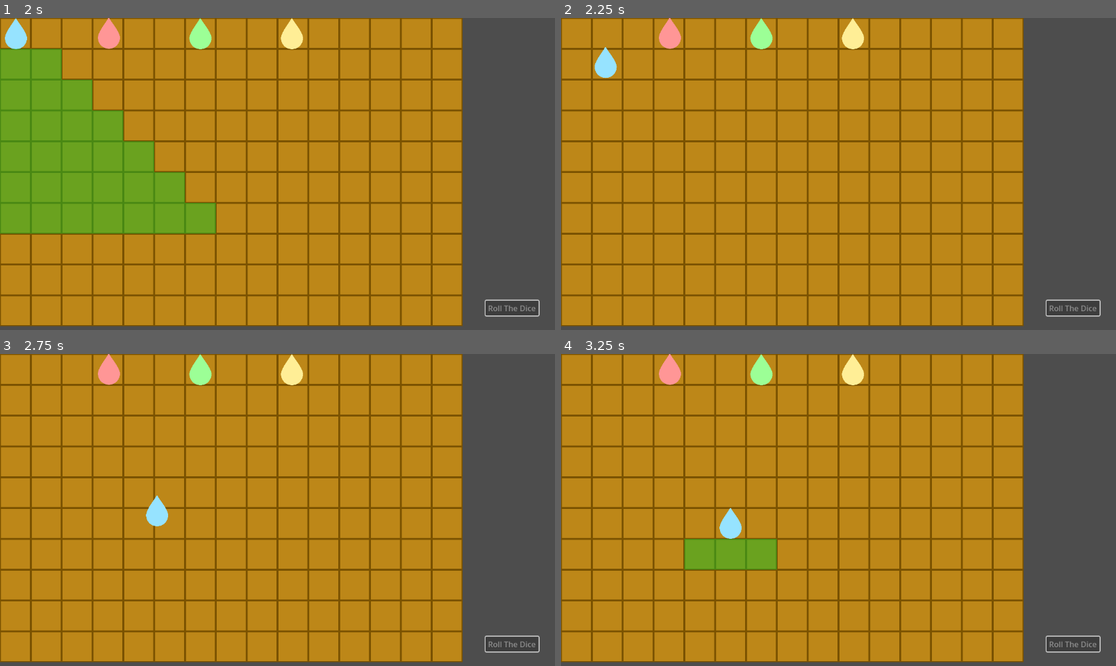
Above: before the commit, frames 1-4 (two rows, left to right).
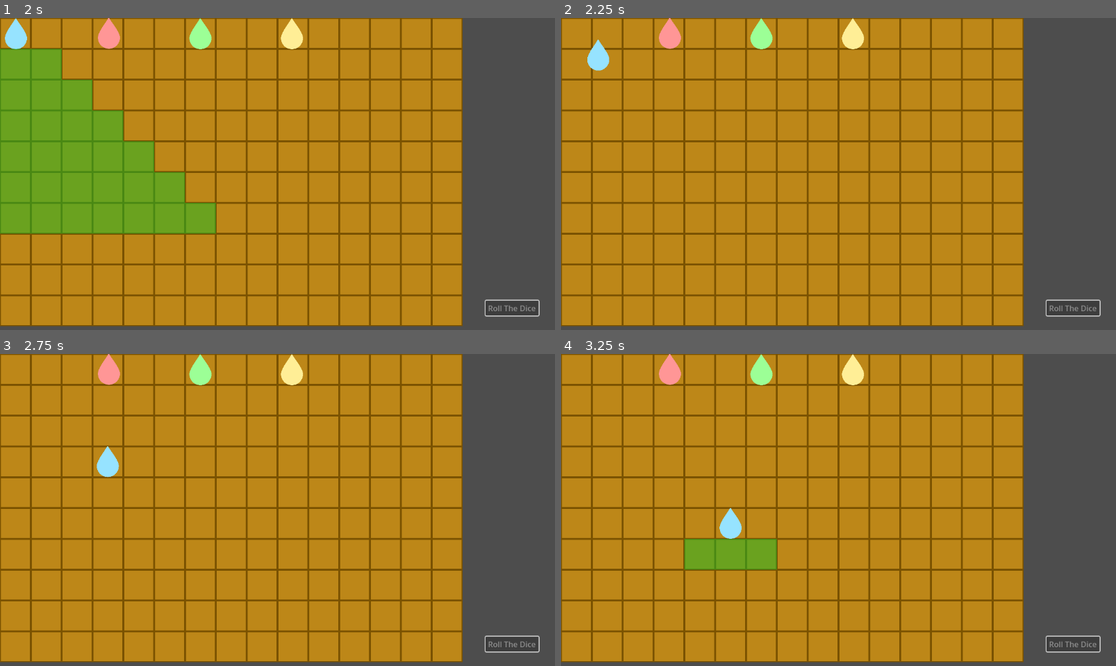
Above: after the commit, the same moments.

Repository: OscarPindaro/GocceInViaggio
Game: Godot game, scene res://scenes/Game.tscn
Two runs of this game, one before a commit and one after it. Both use one fixed random seed, a clock stepped at 60 frames per second and the inputs below. The project has no main scene, so this scene is started directly.
Inputs (mouse positions are in pixels of both pictures, inside the frame that each line leads up to):
- Up to frame 1 (2 s): click "Roll The Dice" at 0.5 s; tap Enter at 1.25 s; move the mouse to (399, 158) at 1.27 s; click (399, 158) at 1.42 s
- Up to frame 2 (2.25 s): tap Space at 2 s; move the mouse to (727, 189) at 2.02 s; click (727, 189) at 2.17 s
- Up to frame 3 (2.75 s): no input
- Up to frame 4 (3.25 s): move the mouse to (894, 441) at 2.77 s; click (894, 441) at 2.92 s

Frame 1 is identical in both runs. In frame 2, 0.3% of the frame differs, in the area x 4-11%, y 6-20%; in frame 3, 0.5%, in the area x 17-31%, y 29-56%; in frame 4, nothing differs.

Commit message:
now the drops move like a meaple in a board game

Diff:
--- a/scenes/Game.gd
+++ b/scenes/Game.gd
@@ -25,18 +25,26 @@
 
 func _input(event):
 	if event is InputEventMouseButton and event.is_pressed():
-		var mouse_position = get_local_mouse_position()
+		var mouse_position: Vector2 = get_local_mouse_position()
 		# coordinate in the tilemap
-		var cell_coords = map.local_to_map(mouse_position)
+		var cell_coords: Vector2i = map.local_to_map(mouse_position)
 		# cell center
-		var cell_local_position = map.map_to_local(cell_coords)
+		var cell_local_position: Vector2 = map.map_to_local(cell_coords)
 
 		var is_empity_cell: bool = map.get_cell_source_id(FEASIBLE_LAYER, cell_coords) == -1
-		var old_player_cell = map.local_to_map(current_player.position)
+		var old_player_cell: Vector2i = map.local_to_map(current_player.position)
 		if !is_empity_cell:
 					# first of all, let's clear the layer
 			map.clear_layer(FEASIBLE_LAYER)
-			current_player.move_to(cell_local_position)
+			# let's compute the path
+			var path_cells: Array[Vector2i] = map.compute_path(old_player_cell, cell_coords)
+			print(path_cells)
+			var path_positions: Array[Vector2] = map.convert_cells_to_positions(path_cells)
+			# convert from Vector2i to Vector2
+
+			# move player
+			# current_player.move_to(cell_local_position)
+			current_player.move_along_path(path_positions)
 			var n_cells_moved = cell_coords.y - old_player_cell.y
 			# remove the number of cells
 			print("n_cells_moved ", n_cells_moved)
--- a/scenes/Map.gd
+++ b/scenes/Map.gd
@@ -29,3 +29,34 @@
 			# print(draw_position, board_cell_exists)
 			if board_cell_exists:
 				self.set_cell(FEASIBLE_LAYER, draw_position, FEASIBLE_ID, Vector2i(0,0), 0)
+
+func compute_path(start: Vector2i, end: Vector2i):
+	assert(start.y < end.y, "The start should be at an higher position in the board wrt the end")
+
+	var delta_y: int = end.y - start.y
+	var curr_cell: Vector2i = start + Vector2i.ZERO
+	var next_cell: Vector2i = start + Vector2i.ZERO
+
+	print("Delta y ", delta_y)
+	var cell_paths: Array[Vector2i] = []
+	for i in range(delta_y):
+
+		# i need to compute if i need to move as (-1,1), (0,1) and (1,1)
+		var x_add_comp : int= 0
+		# if start is less, it means it's on the left, i need to move to the right (+1)
+		if curr_cell.x-end.x < 0:
+			x_add_comp = 1
+		elif curr_cell.x -end.x > 0:
+			x_add_comp = -1
+		else:
+			x_add_comp = 0
+		next_cell = curr_cell + Vector2i(x_add_comp, 1)
+		curr_cell =next_cell
+		cell_paths.append(next_cell)
+	return cell_paths
+
+func convert_cells_to_positions(path_cells: Array[Vector2i]) -> Array[Vector2]:
+	var path_positions: Array[Vector2] = []
+	for cell in path_cells:
+		path_positions.append(map_to_local(cell))
+	return path_positions
--- a/scenes/Player.gd
+++ b/scenes/Player.gd
@@ -28,5 +28,18 @@
 	mov_tween.tween_property(self, "position", target_position, movement_duration).set_trans(mov_transition).set_ease(Tween.EASE_OUT)
 	mov_tween.tween_callback(on_mov_tween_end)
 
+func move_along_path(target_positions: Array[Vector2]):
+	# tween along e path of positions
+	if mov_tween:
+		mov_tween.kill()
+	mov_tween = create_tween()
+	# the whole animation lasts in long and short paths
+	var single_trans_duration: float = movement_duration / len(target_positions)
+	for position in target_positions:
+		mov_tween.tween_property(self, "position", position, single_trans_duration).set_trans(mov_transition).set_ease(Tween.EASE_OUT)
+	# when movement stops, emit stop signal
+	mov_tween.tween_callback(on_mov_tween_end)
+
+
 func on_mov_tween_end():
 	finished_movement.emit()
